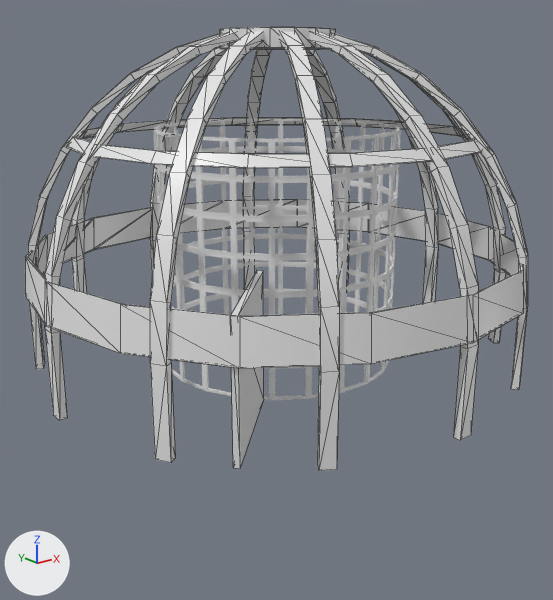
The glTF model maps/lattice/level/greybox.glb as it was, and as the next commit left it.
Camera for both pictures: a 50 mm lens placed at (-57.9, -72.3, 48.2), pointed at (-1.0, -1.1, 19.7). Lighting does not change. The marker at lower left points along +X, +Y and +Z. Mesh edges are drawn as thin lines on the coarser meshes. Objects named as collision shapes, trigger or cutter boxes, shadow casters or lower levels of detail are left out. Where no turn or scale is listed for an object, it has been applied to the vertices. Vertices at the same position are counted once.

In view in the first picture: 'Cap', 'Dome', 'GlideWall', 'Interior', 'Ring', 'Ring.001'.
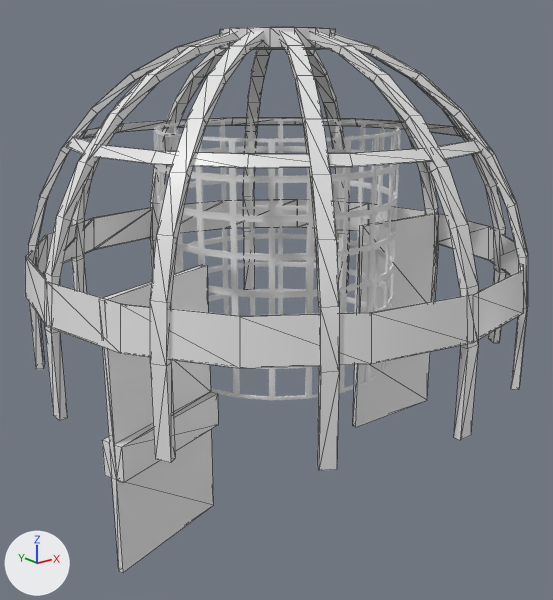
The change, as a list of edits to the scene's bpy script:
```text
Change me_cube_001:
    used by ob_glidewall; location = (-15.7, -15.2, 19.5); rotation_euler = (0.0, 0.0, -2.373), in degrees (0, 0, -136)
    remove me_cube_001.from_pydata(...)  # 8 vertices, 12 faces; spans x -7.6..7.6, y -0.3..0.3, z -7.4..7.4
    add me_cube_001.from_pydata(...)  # 24 vertices, 44 faces; spans x -7.6..7.6, y -1.3..1.3, z -22.3..7.4
    me_cube_001 part 1
    4 faces are deleted
    16 vertices are added at x -7.6..7.6, y -1.3..1.3, z -22.3..-7.4
    36 new faces join them
Change ob_glidewall:
    ob_glidewall.location: (-15.7, -15.2, 19.5) -> (-20.8, -6.7, 19.5)
    ob_glidewall.rotation_euler: (0.0, 0.0, -2.373) -> (0.0, 0.0, -2.831)  # degrees (0, 0, -136) -> degrees (0, 0, -162)
Add ob_glidewall_001:
    ob_glidewall_001 = bpy.data.objects.new('GlideWall.001', me_cube_001)
    ob_glidewall_001.location = (21.9, -0.4, 19.5)
    ob_glidewall_001.rotation_euler = (0.0, 0.0, -0.0171)  # degrees (0, 0, -1)
```

Location of each change, [x1, y1, x2, y2] in pixels of the pictures (553 x 600 px):
'GlideWall', reshaped, moved, turned: before [230, 270, 264, 468]; after [99, 265, 218, 573]
'GlideWall.001', added: after [353, 213, 438, 427]
part 1 of me_cube_001, built on: before [231, 367, 240, 468]; after [99, 305, 430, 573]
